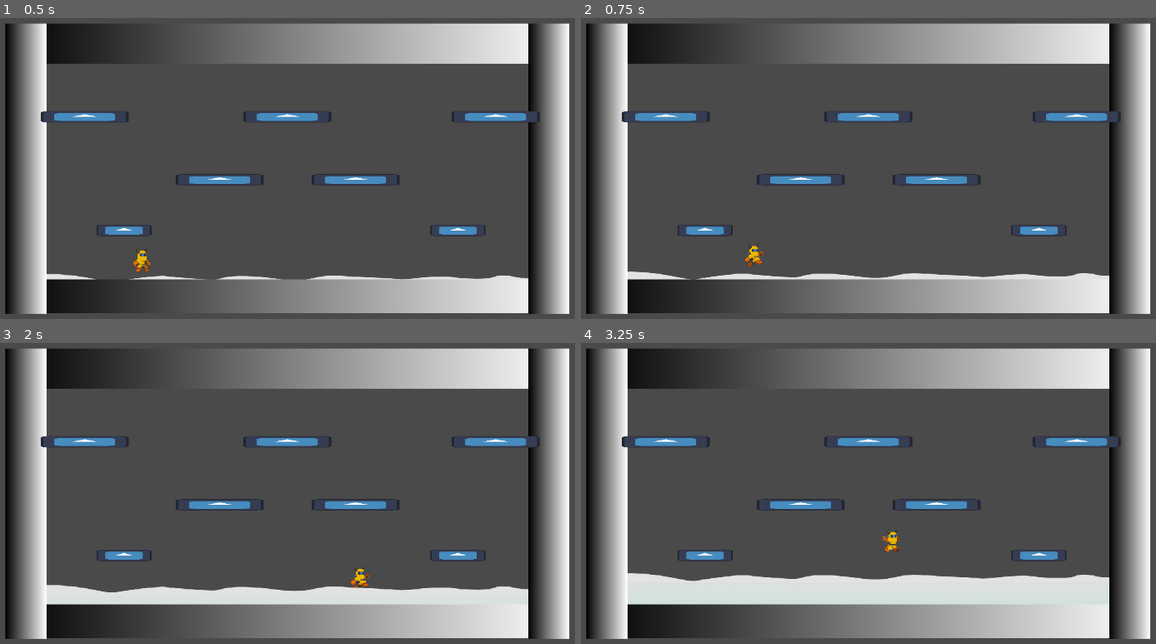
Above: before the commit, frames 1-4 (two rows, left to right).
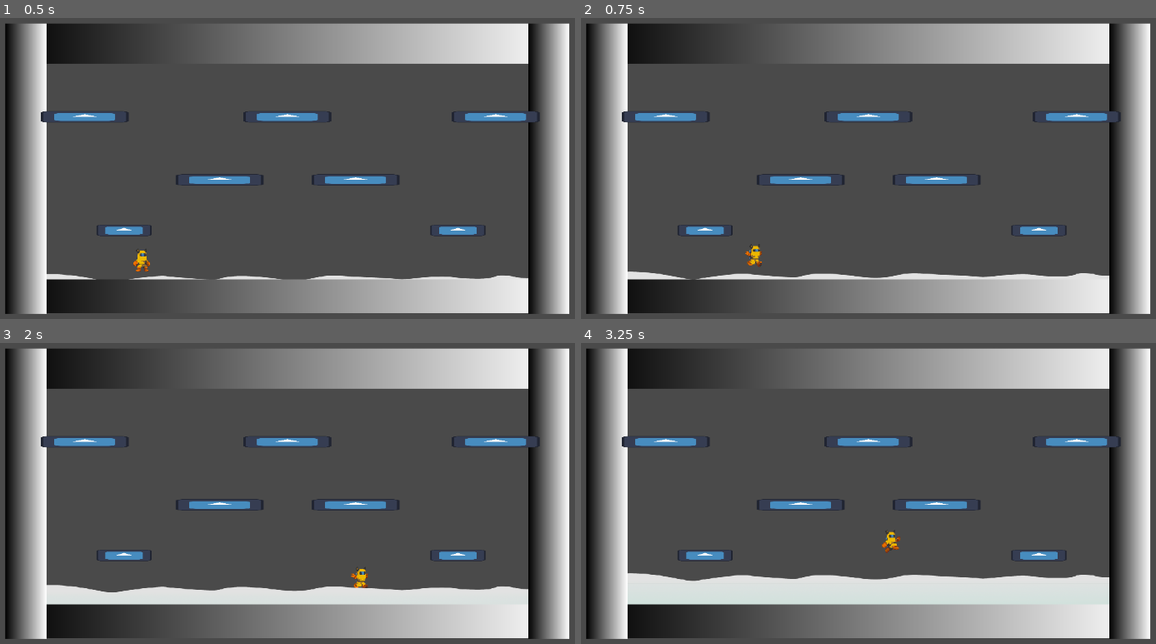
Above: after the commit, the same moments.

Repository: dareios99/GodotJam
Game: Godot game, scene res://main.tscn
The game is run twice, just before and just after one commit, with the same random seed, the same clock (stepped at 60 frames per second) and the same inputs. The engine's default icon, where the game draws it, is replaced by a stand-in: a white triangle on a blue panel in a dark square.
Inputs:
- Up to frame 1 (0.5 s): no input
- Up to frame 2 (0.75 s): hold Right (right) from 0.53 s (still down); tap Space (jump) at 0.6 s
- Up to frame 3 (2 s): keep holding Right (right); tap Space (jump) at 0.77, 1.07, 1.35, 1.52, 1.82 s
- Up to frame 4 (3.25 s): release Right (right) at 2.03 s; hold Left (left) 2.03-2.78 s; tap Space (jump) at 2.1, 2.85, 3.02 s; hold Right (right) from 2.78 s (still down)

Frame 1 is identical in both runs. In frame 2, 0.1% of the frame differs, in the area x 28-32%, y 75-83%; in frame 3, 0.1%; in frame 4, 0.1%, in the area x 52-56%, y 62-70%.

Commit message:
add fall animation

Diff:
--- a/player.gd
+++ b/player.gd
@@ -40,7 +40,11 @@
 		current_direction = direction
 
 	if is_jumping:
-		_animated_sprite.play("jump")
+		var is_going_up = velocity.y < 0
+		if is_going_up:
+			_animated_sprite.play("jump")
+		else:
+			_animated_sprite.play("fall")
 	else:
 		if direction != 0:
 			_animated_sprite.play("run")
@@ -53,7 +57,6 @@
 	# Add the gravity.
 	if not is_on_floor():
 		velocity.y += gravity * delta
-
 
 	if is_on_floor() and is_jumping:
 		is_jumping = false
--- a/player.tscn
+++ b/player.tscn
@@ -18,6 +18,14 @@
 
 [sub_resource type="SpriteFrames" id="SpriteFrames_skn88"]
 animations = [{
+"frames": [{
+"duration": 1.0,
+"texture": ExtResource("9_e7i2x")
+}],
+"loop": true,
+"name": &"fall",
+"speed": 5.0
+}, {
 "frames": [{
 "duration": 1.0,
 "texture": ExtResource("2_yp3j6")
@@ -44,9 +52,6 @@
 "frames": [{
 "duration": 1.0,
 "texture": ExtResource("8_ug6vc")
-}, {
-"duration": 1.0,
-"texture": ExtResource("9_e7i2x")
 }],
 "loop": true,
 "name": &"jump",
@@ -88,8 +93,7 @@
 position = Vector2(340, 465.625)
 scale = Vector2(1.375, 1.375)
 sprite_frames = SubResource("SpriteFrames_skn88")
-animation = &"jump"
-frame_progress = 0.730824
+animation = &"fall"
 
 [node name="CollisionShape2D" type="CollisionShape2D" parent="."]
 position = Vector2(341, 468)
